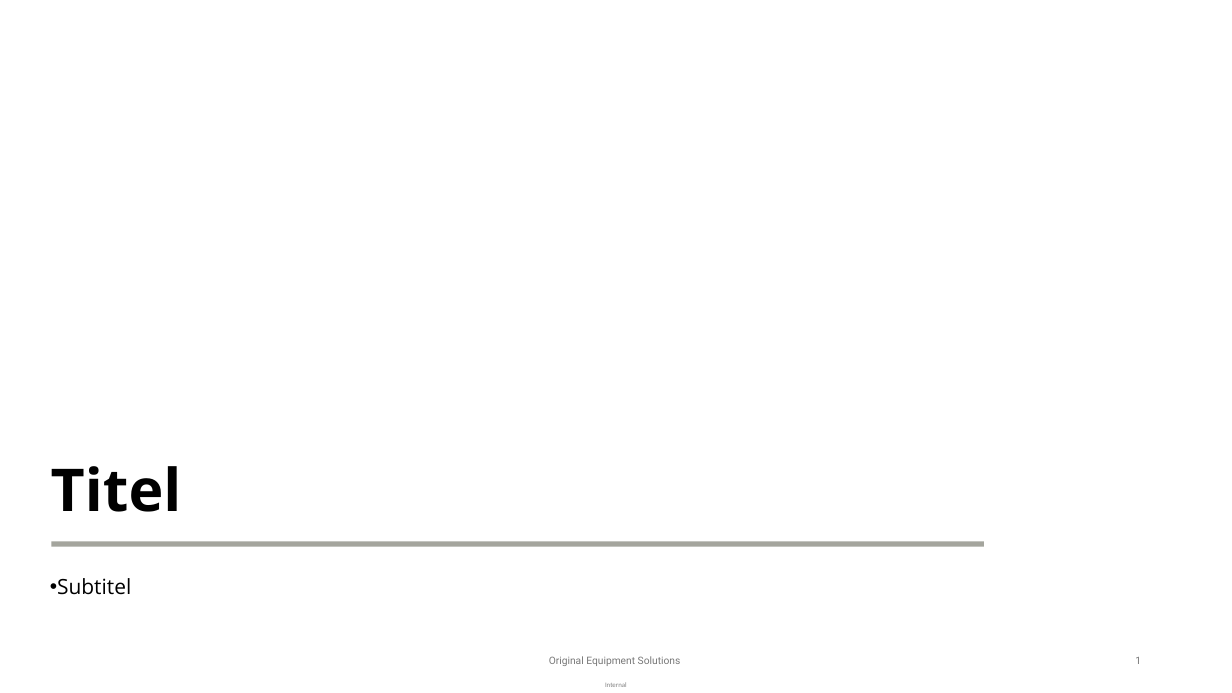
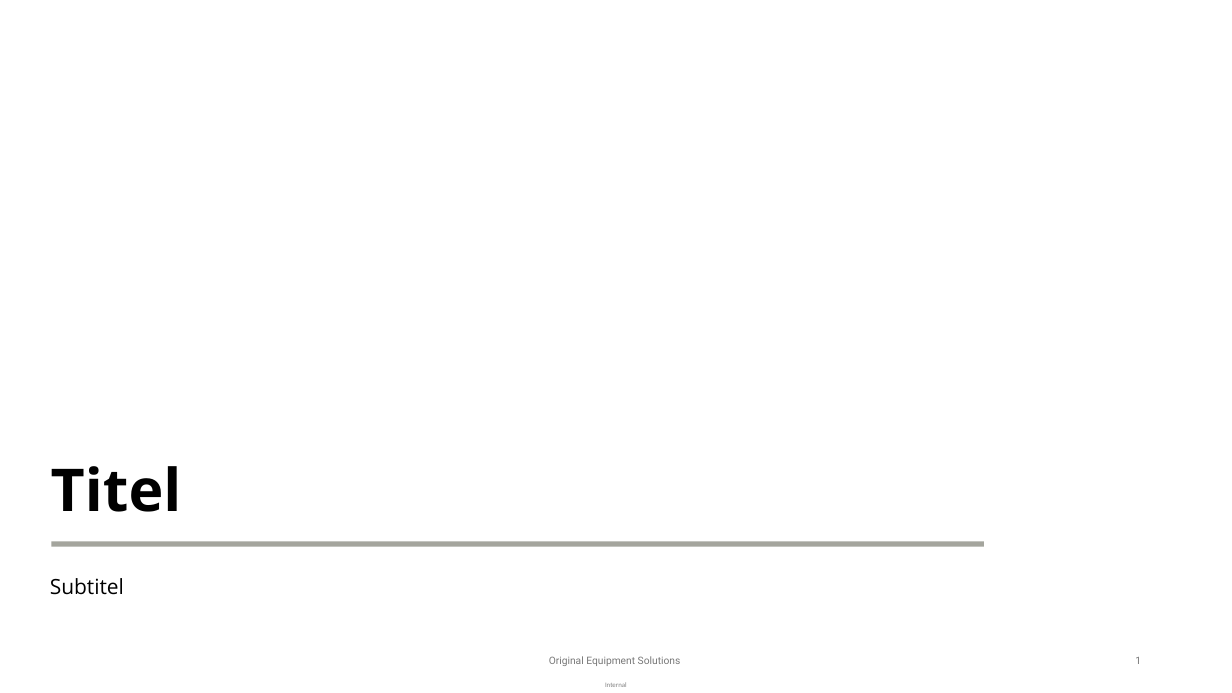
Before and after one commit to jakobgabriel/ppt-transformer, a slide deck: slide 1 of template/Template_Transitionsphase_OESL_fixed.pptx. Drawn at 1232x693 pixels with LibreOffice and Linux fonts; fonts in the diff are those of the drawing; background and template pictures are left out. Boxes give left, top, right and bottom in pixels: in the first picture for what was removed or moved away, otherwise in the second. Text is boxed around its words. In the diff, an @@ line names an element or a change of style, - is before the commit and + after.

```diff
--- a/template/Template_Transitionsphase_OESL_fixed.pptx
+++ b/template/Template_Transitionsphase_OESL_fixed.pptx
@@ text "Subtitel" at [50,578,124,595]: bullet • to none; less space between paragraphs @@
```
Also in this commit, not shown: 3 other slides changed, 1 other file.
